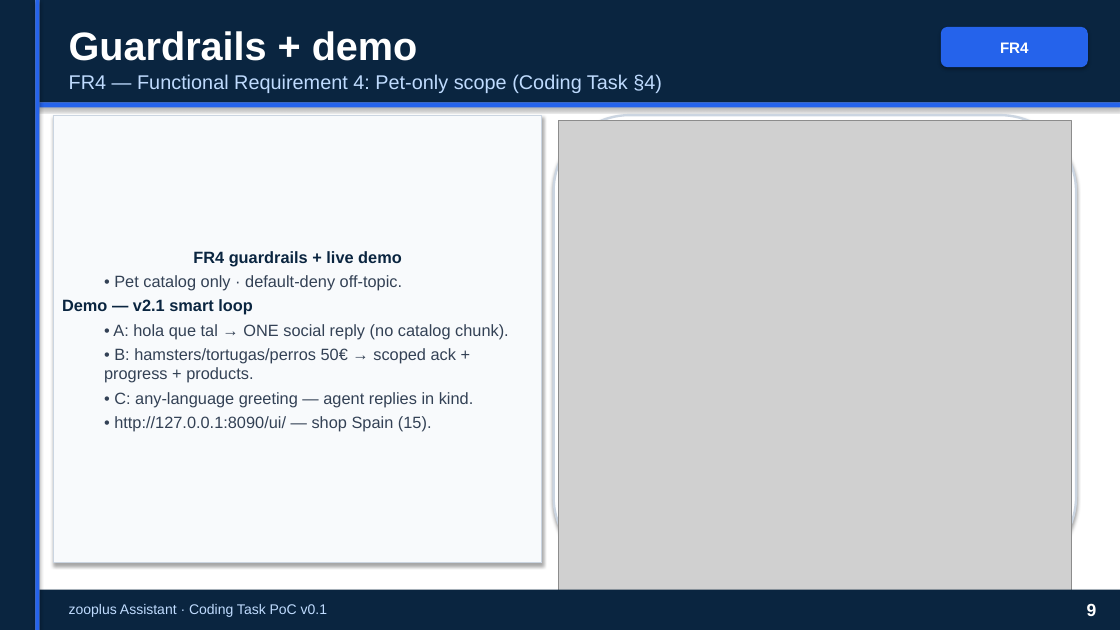
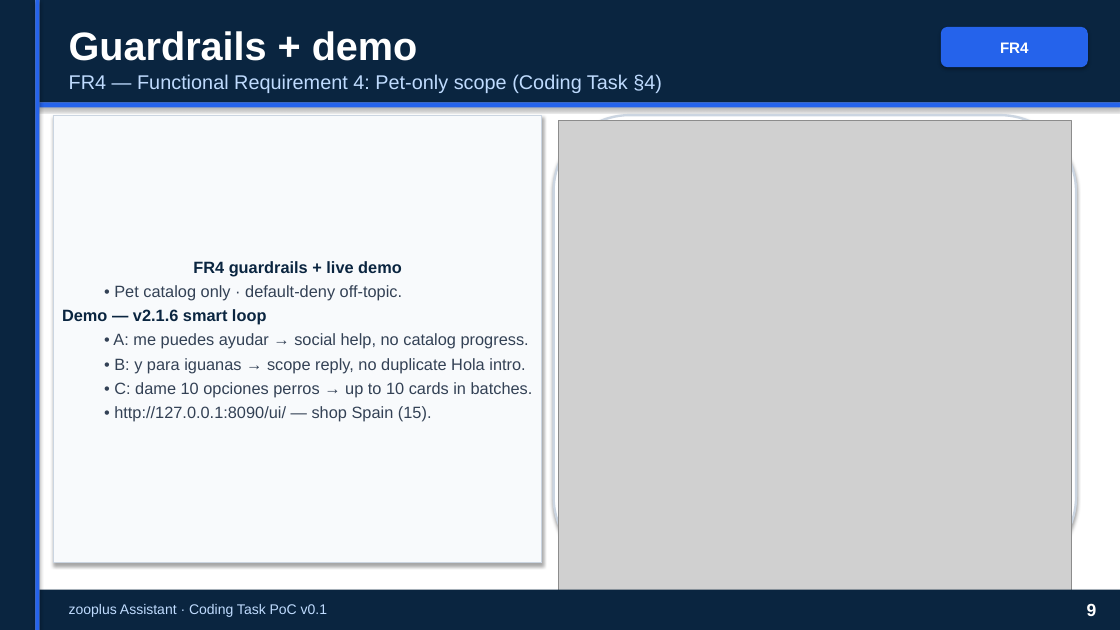
Before and after one commit to peluzzza/PoCAssistantZooplus, a slide deck: slide 9 of docs/deliverables/v0.1/zooplus-assistant-interview-15min-pro.pptx. Drawn at 1120x630 pixels with LibreOffice and Linux fonts; fonts in the diff are those of the drawing; grey boxes stand for pictures. Boxes give left, top, right and bottom in pixels: in the first picture for what was removed or moved away, otherwise in the second. Text is boxed around its words. In the diff, an @@ line names an element or a change of style, - is before the commit and + after.

```diff
--- a/docs/deliverables/v0.1/zooplus-assistant-interview-15min-pro.pptx
+++ b/docs/deliverables/v0.1/zooplus-assistant-interview-15min-pro.pptx
@@ text in rectangle at [62, 309, 533, 398]: text changed @@
-Demo — v2.1 smart loop
-  • A: hola que tal → ONE social reply (no catalog chunk).
-  • B: hamsters/tortugas/perros 50€ → scoped ack + progress + products.
-  • C: any-language greeting — agent replies in kind.
+Demo — v2.1.6 smart loop
+  • A: me puedes ayudar → social help, no catalog progress.
+  • B: y para iguanas → scope reply, no duplicate Hola intro.
+  • C: dame 10 opciones perros → up to 10 cards in batches.
```
Also in this commit, not shown: 4 other slides changed, 25 other files.
